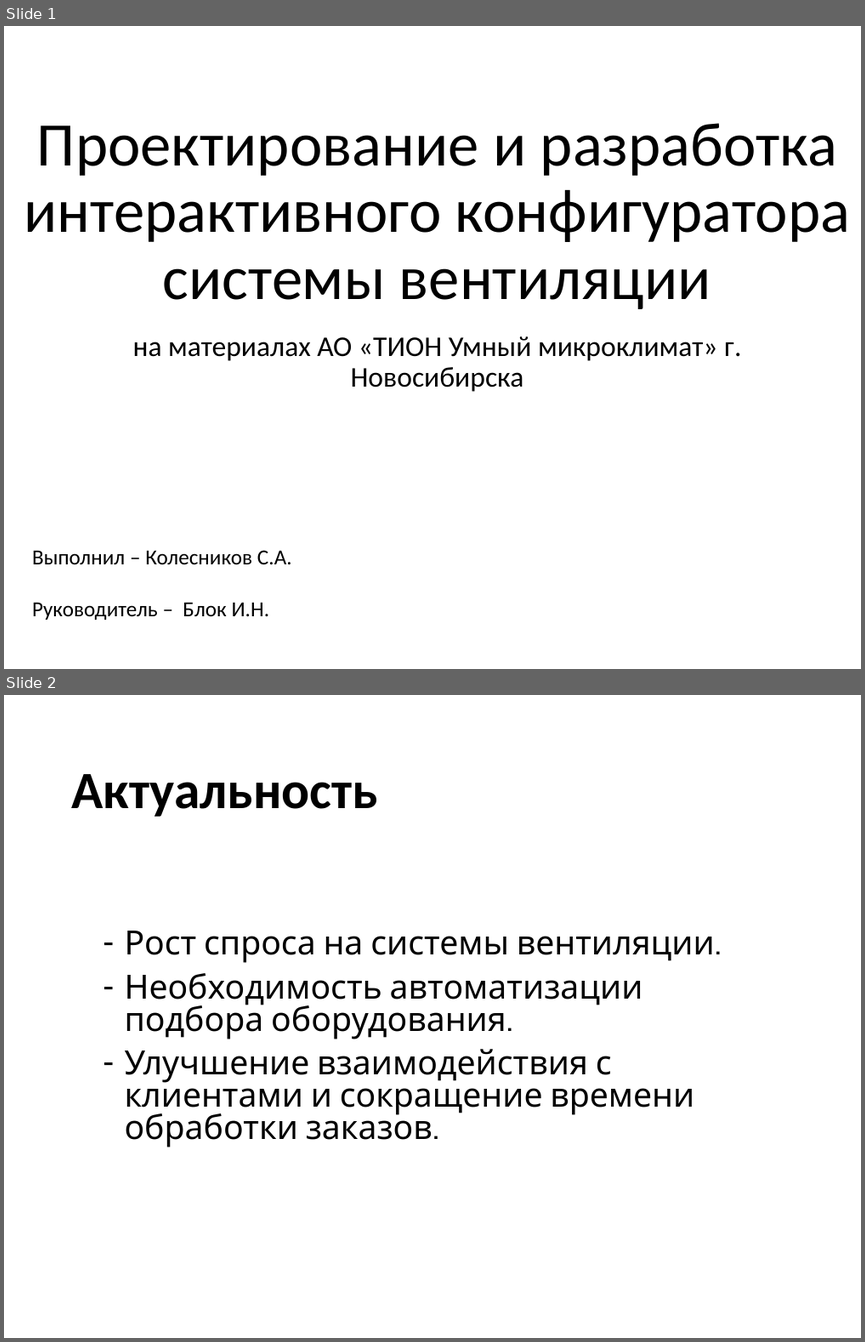
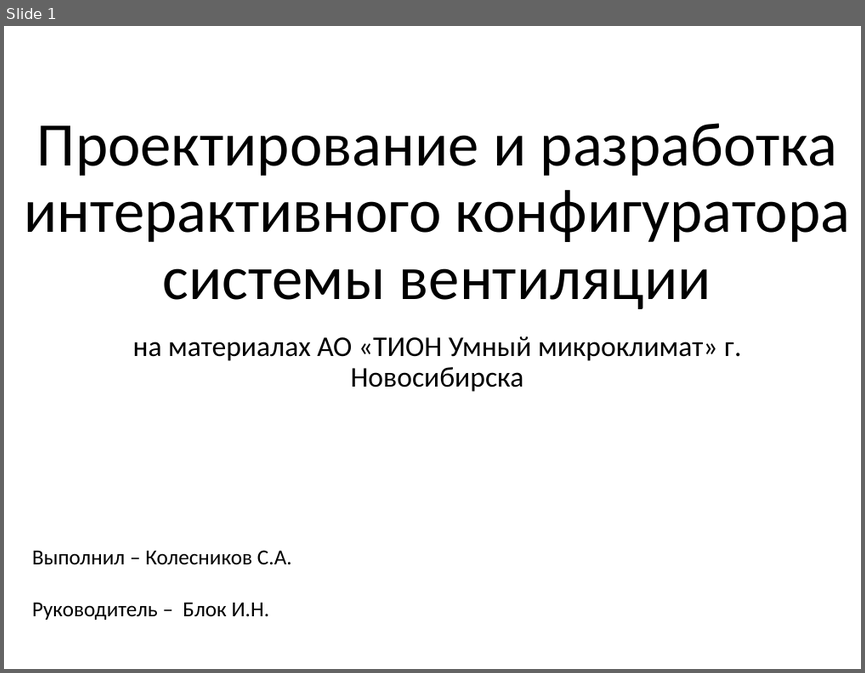
Before and after one commit to SergeiK99/interconfig, a slide deck: Презентация.pptx. Shown one above the other, each under a label of ours: slides 1 and 2 before the commit, slide 1 after it. The pictures are 865x1342 and 865x673 pixels, drawn with LibreOffice and Linux fonts; fonts in the diff are those of the drawing. Boxes give left, top, right and bottom in pixels: in the first picture for what was removed or moved away, otherwise in the second. Text is boxed around its words. In the diff, an @@ line names an element or a change of style, - is before the commit and + after.

```diff
--- a/Презентация.pptx
+++ b/Презентация.pptx
@@ slide 2 removed at (4,695,861,1338), background #FFFFFF @@
@@ title removed at (71,774,378,817) @@
-Актуальность
@@ text removed at (125,930,715,1147) @@
-– Рост спроса на системы вентиляции.
-– Необходимость автоматизации подбора оборудования.
-– Улучшение взаимодействия с клиентами и сокращение времени обработки заказов.
```
Also in this commit, not shown: 3 slides changed, 1 slide added.
